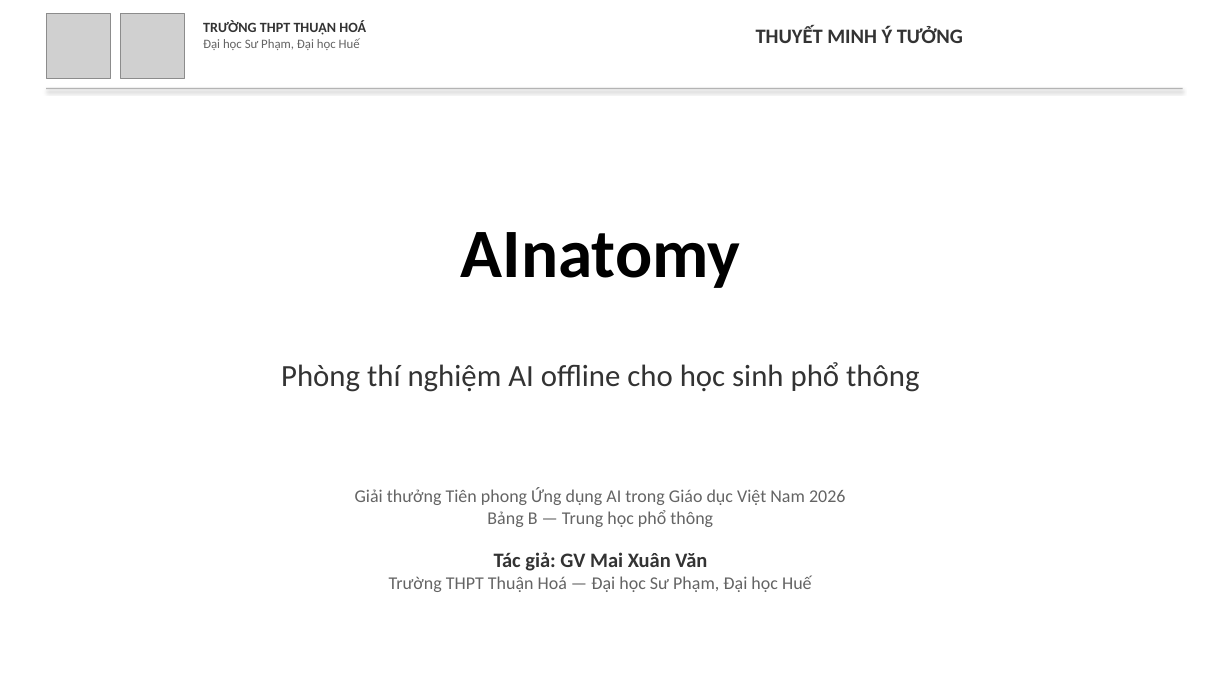
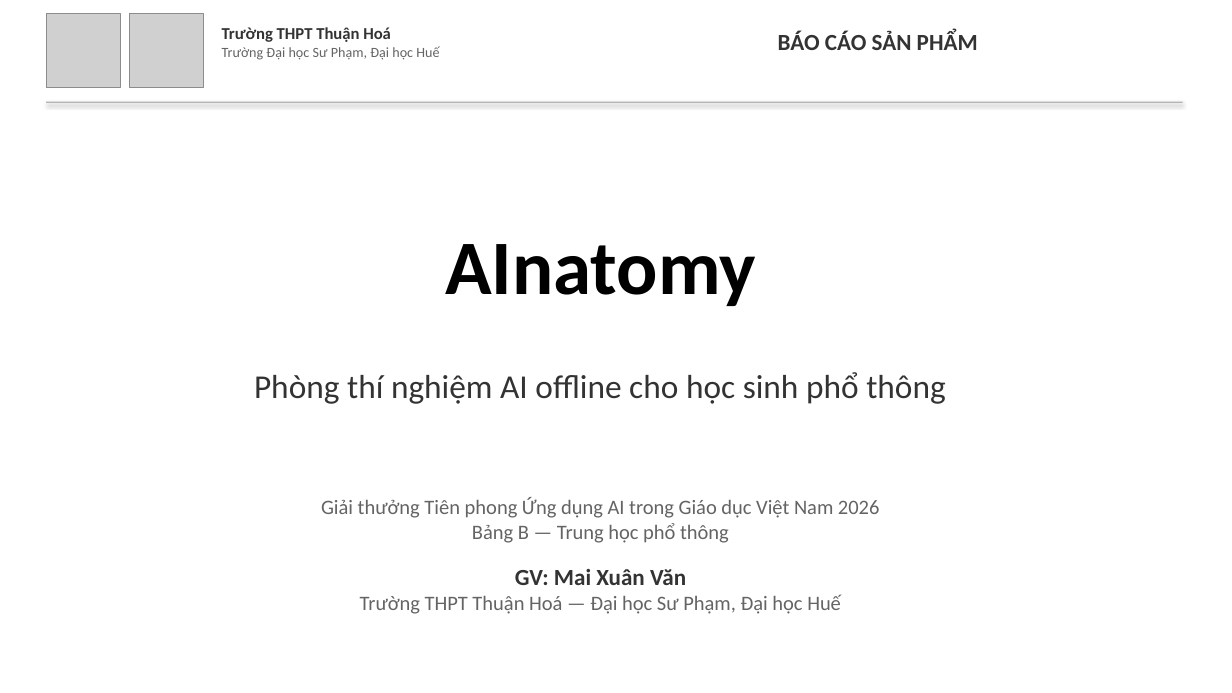
Before and after one commit to mxuanvan02/ainatomy, a slide deck: slide 1 of template_thuanhoa.pptx. Drawn at 1232x693 pixels with LibreOffice and Linux fonts; fonts in the diff are those of the drawing; grey boxes stand for pictures. Boxes give left, top, right and bottom in pixels: in the first picture for what was removed or moved away, otherwise in the second. Text is boxed around its words. In the diff, an @@ line names an element or a change of style, - is before the commit and + after.

Commit message:
Cập nhật slide: logo xóa nền, header chuẩn, thêm mục lục, tăng cỡ chữ
- Logo THPT Thuận Hoá xóa nền (PNG transparent)
- Header: 'Trường THPT Thuận Hoá' + 'Trường Đại học Sư Phạm, Đại học Huế' (2 dòng)
- Bỏ 'Thuyết minh ý tưởng', tăng cỡ chữ tiêu đề và nội dung
- 'GV' thay vì 'GV hướng dẫn'
- Thêm slide mục lục
- Hạn chế chi tiết code, tập trung ý tưởng sư phạm

```diff
--- a/template_thuanhoa.pptx
+++ b/template_thuanhoa.pptx
@@ picture: place and size @@
-picture at [46,14,111,79]
+picture at [46,14,120,88]
@@ picture: place and size @@
-picture at [120,14,185,79]
+picture at [129,14,203,88]
@@ text at [222,27,439,60]: text changed; size 10 to 11 pt @@
-TRƯỜNG THPT THUẬN HOÁ
-Đại học Sư Phạm, Đại học Huế
+Trường THPT Thuận Hoá
+Trường Đại học Sư Phạm, Đại học Huế
@@ text at [778,31,978,50]: text changed; size 16 to 18 pt @@
-THUYẾT MINH Ý TƯỞNG
+BÁO CÁO SẢN PHẨM
@@ rectangle: place and size @@
-rectangle at [46,88,1183,89]
+rectangle at [46,102,1183,103]
@@ text "AInatomy" at [445,244,756,306]: size 54 to 60 pt @@
@@ text "Phòng thí nghiệm AI offline ..." at [254,372,945,404]: size 24 to 26 pt @@
@@ 3 texts: place and size @@
-3 texts at [281,232,919,592]
+3 texts at [254,244,945,614]
@@ text at [321,497,879,614]: size 14 to 16 pt in "Giải thưởng Tiên phong Ứng dụng AI ...", "Bảng B — Trung học phổ thông", "Trường THPT Thuận Hoá — Đại học ..." @@
@@ text at [515,569,686,585]: text changed; size 16 to 18 pt @@
-Tác giả: GV Mai Xuân Văn
+GV: Mai Xuân Văn
```
Also in this commit, not shown: 12 other slides changed, 1 slide added, 2 other files.
